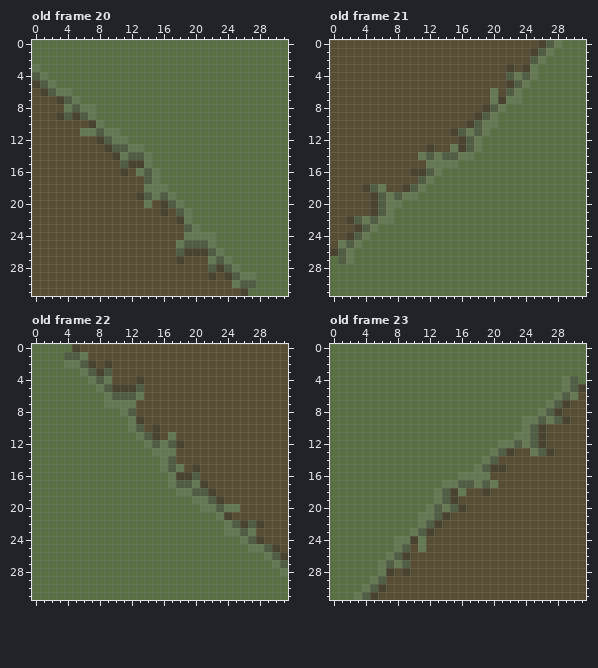
Pixel-art file, stored at sprites/maps/sheep-farmer-tiles.aseprite. Above, as it was before the edit.
32x32 pixels, 23 frames. Colours within 5 levels of each other are drawn and written as one. Shown: old frame 20, old frame 21, old frame 22, old frame 23. The commit also changed other frames, which this record leaves out.
After:
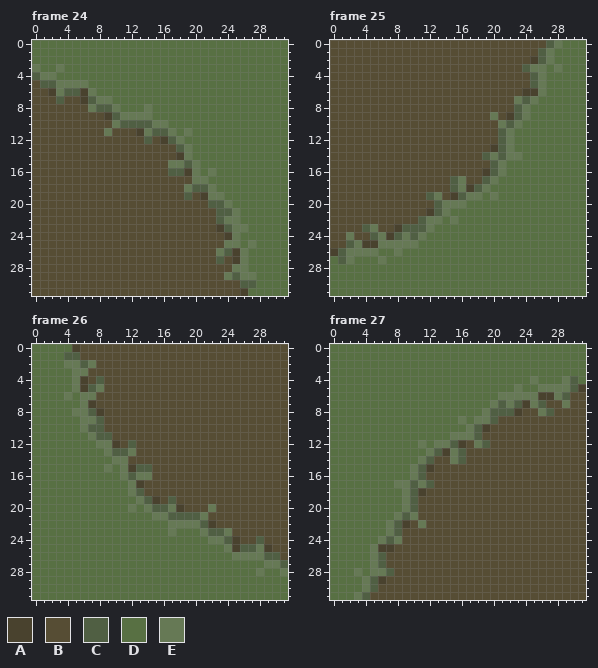
Palette (. is transparent): A #49422e  B #564d34  C #505f43  D #587043  E #667955
A new or re-ordered frame is compared with the old frame closest to it.
Diff:
frames 23 -> 46
Frame 24 is new; against old frame 20:
y 3: x 3 D -> E
y 4: x 2 D -> E
y 5: x 0 A -> B; x 2..6 EDDDD -> CEEEE
y 6: x 1..2 AC -> BA; x 4..7 EDDD -> CCAE
y 7: x 3..9 ACEDDDD -> CBBACEE
y 8: x 4..6 ECE -> BBB; x 8..10 DDD -> CCE; x 14 D -> E
y 9: x 3..14 ACACEDDDDDDD -> BBBBBBACEEEE
y 10: x 7..16 AEDDDDDDDD -> BBBECCCCEE
y 11: x 6..8 EEC -> BBB; x 10..17 EDDDDDDD -> BBBAECCE; x 19 D -> E
y 12: x 8..18 ACEEDDDDDDD -> BBBBBBCBACE
y 13: x 9..19 ACCEEDDDDDD -> BBBBBBBBBCE
y 14: x 10..19 AECCEDDDDD -> BBBBBBBBAE
y 15: x 11..20 CAAEDDDDDD -> BBBBBBEECE
y 16: x 11 A -> B; x 13..20 ECEDDDDD -> BBBBCCAE; x 22 D -> E
y 17: x 14..21 CEDDDDDD -> BBBBBBEE
y 18: x 14..22 EEEDDDDDD -> BBBBBECCE
y 19: x 13..23 ACECEDDDDDD -> BBBBBBCBAEE
y 20: x 14 E -> B; x 16..24 ACEDDDDDD -> BBBBBBCCE
y 21: x 16 A -> B; x 18..25 CEDDDDDD -> BBBBBCCE
y 22: x 18..25 AEDDDDDD -> BBBBBCEE
y 23: x 19..26 CEDDDDDD -> BBBBACEE
y 24: x 19..25 EEEEDDD -> BBBBBAE
y 25: x 18..25 ECCCEDDD -> BBBBBBEE; x 27 D -> E
y 26: x 18..22 CAAAC -> BBBBB; x 24..26 DDD -> CAE
y 27: x 18 A -> B; x 22 E -> B; x 24..26 EDD -> BAE
y 28: x 22..24 CAC -> BBB; x 26 D -> E
y 29: x 22 A -> B; x 24 A -> E
y 30: x 25 E -> B
Frame 25 is new; against old frame 21:
y 0: x 26 A -> B
y 1: x 25 A -> B
y 2: x 25..27 CED -> ACE
y 3: x 22 A -> B; x 24 A -> C; x 26 D -> E; x 28 D -> E
y 4: x 22..26 CECED -> BBBCE
y 5: x 22..26 ACEDD -> BBBCE
y 6: x 20 E -> B; x 22..26 CEDDD -> BBAAE
y 7: x 20..22 EAE -> BBB; x 24..25 DD -> CE
y 8: x 19..24 ACEDDD -> BBBBCE
y 9: x 18..19 AC -> BB; x 21..24 DDDD -> BACE
y 10: x 17..23 ACEEDDD -> BBBBECE
y 11: x 15..22 ACECEDDD -> BBBBBBCE
y 12: x 16..22 ACEDDDD -> BBBBBCE
y 13: x 12 A -> B; x 15..22 EACEDDDD -> BBBBBACE
y 14: x 11..23 ECECCEEDDDDDD -> BBBBBBBBCECEE
y 15: x 12..21 EEEEDDDDDD -> BBBBBBBBCE
y 16: x 10..21 AACEDDDDDDDD -> BBBBBBBBBACE
y 17: x 11..20 CEDDDDDDDD -> BBBBCEBBCE
y 18: x 4..6 ACE -> BBB; x 9..19 ACEDDDDDDDD -> BBBBBBCEACE
y 19: x 5..18 ACECEEDDDDDDDD -> BBBBBBBCEBACEE; x 20 D -> E
y 20: x 5..16 ACEEDDDDDDDD -> BBBBBBBBCEEE
y 21: x 5..14 ACEDDDDDDD -> BBBBBBBACE
y 22: x 2..13 ACECEEDDDDDD -> BBBBBBBBBCEE; x 15 D -> E
y 23: x 3 A -> B; x 6..12 DDDDDDD -> BBACCCE
y 24: x 2..11 ACEDDDDDDD -> EBBCEACECE
y 25: x 1 E -> B; x 4..10 DDDDDDD -> AAEEEEE
y 26: x 3..5 DDD -> EEE; x 8 D -> E
y 27: x 6 D -> E
Frame 26 is new; against old frame 22:
y 1: x 6 E -> B
y 2: x 7 A -> E; x 9 A -> B
y 3: x 5 D -> E; x 7..9 CAC -> BBB
y 4: x 5..7 DDE -> EAB; x 9 E -> B; x 13 A -> B
y 5: x 5..7 DDD -> EAC; x 9..13 CAAAC -> BBBBB
y 6: x 4 D -> E; x 6..13 DDDECCCE -> EEBBBBBB
y 7: x 6..12 DDDEEEE -> EABBBBB
y 8: x 5..12 DDDDDDEC -> EECABBBB
y 9: x 6..13 DDDDDDEA -> EECBBBBB
y 10: x 6..13 DDDDDDEC -> ECCBBBBB; x 15 A -> B
y 11: x 7..15 DDDDDDECA -> ECCBBBBBB; x 17 E -> B
y 12: x 8..18 DDDDDDECECA -> EEABCBBBBBB
y 13: x 9..17 DDDDDDEEE -> ECCEBBBBB
y 14: x 10..17 DDDDDDEC -> EEBBBBBB
y 15: x 9 D -> E; x 11..18 DDDDDECE -> EACCBBBB; x 20 A -> B
y 16: x 11..20 DDDDDDEAAC -> ECEEBBBBBB
y 17: x 12..21 DDDDDECCEA -> EABBBBBBBB
y 18: x 12..22 DDDDDDEECCA -> ECBBBBBBBBB
y 19: x 13..23 DDDDDDDEECA -> ECABCBBBBBB
y 20: x 12 D -> E; x 14..21 DDDDDDDE -> ECCEABBB; x 23..25 CEE -> BBB
y 21: x 15..24 DDDDDDDDEA -> EECCCCEBBB
y 22: x 17..28 DDDDDDDECACA -> EEEECABBBBBB
y 23: x 17 D -> E; x 21..23 DDD -> ECC; x 25..27 ECE -> BBB
y 24: x 22..28 DDDDECA -> EECABBC
y 25: x 24..27 DDDE -> EACC; x 29..30 CA -> AB
y 26: x 25..29 DDDDE -> EEEEC; x 31 A -> B
y 27: x 29 D -> E
y 28: x 28 D -> E
Frame 27 is new; against old frame 23:
y 4: x 25 D -> E
y 5: x 23 D -> E; x 26..28 DDD -> EEE
y 6: x 21..27 DDDDDDD -> EEEEEAA; x 30 E -> B
y 7: x 20..29 DDDDDDDECA -> ECECAECBBE
y 8: x 19..25 DDDDDDD -> ECCCABB; x 28 A -> B
y 9: x 16 D -> E; x 18..29 DDDDDDEECECA -> EECBBBBBBBBB
y 10: x 17..26 DDDDDDDECA -> ECABBBBBBB
y 11: x 15..26 DDDDDDDDEECA -> EEECBBBBBBBB
y 12: x 11 D -> E; x 13..26 DDDDDDDDEECECA -> EECABECBBBBBBB
y 13: x 12..22 DDDDDDDDECA -> ECAECBBBBBB; x 25..27 ECA -> BBB
y 14: x 11..20 DDDDDDDDEC -> ECBBECBBBB
y 15: x 10..21 DDDDDDDDECAA -> ECABBBBBBBBB
y 16: x 10..19 DDDDDDEEEE -> ECBBBBBBBB
y 17: x 8..20 DDDDDDEECCECE -> EECECBBBBBBBB
y 18: x 9..16 DDDDECAE -> ECABBBBB; x 19 A -> B
y 19: x 9..15 DDDDECA -> ECBBBBB
y 20: x 9..16 DDDECECA -> ECBBBBBB
y 21: x 8..14 DDDEECA -> ECEBBBB
y 22: x 7..10 DDDD -> ECAB; x 12..13 CA -> BB
y 23: x 7..12 DDDECA -> ECBBBB
y 24: x 6..7 DD -> EC; x 9..11 EAE -> BBB
y 25: x 5..9 DDDEC -> EAABB; x 11 E -> B
y 26: x 5..9 DDECA -> ECBBB
y 27: x 5..9 DECEC -> ECBBB
y 28: x 3 D -> E; x 5 D -> E; x 7 A -> C; x 9 A -> B
y 29: x 4..6 DEC -> ECA
y 30: x 6 A -> B
y 31: x 5 A -> B
Where, in picture pixels (left, top, right, bottom), the same in both pictures:
changed: (32, 64, 256, 288)
changed: (338, 40, 562, 264)
changed: (64, 352, 288, 576)
changed: (354, 376, 578, 600)
